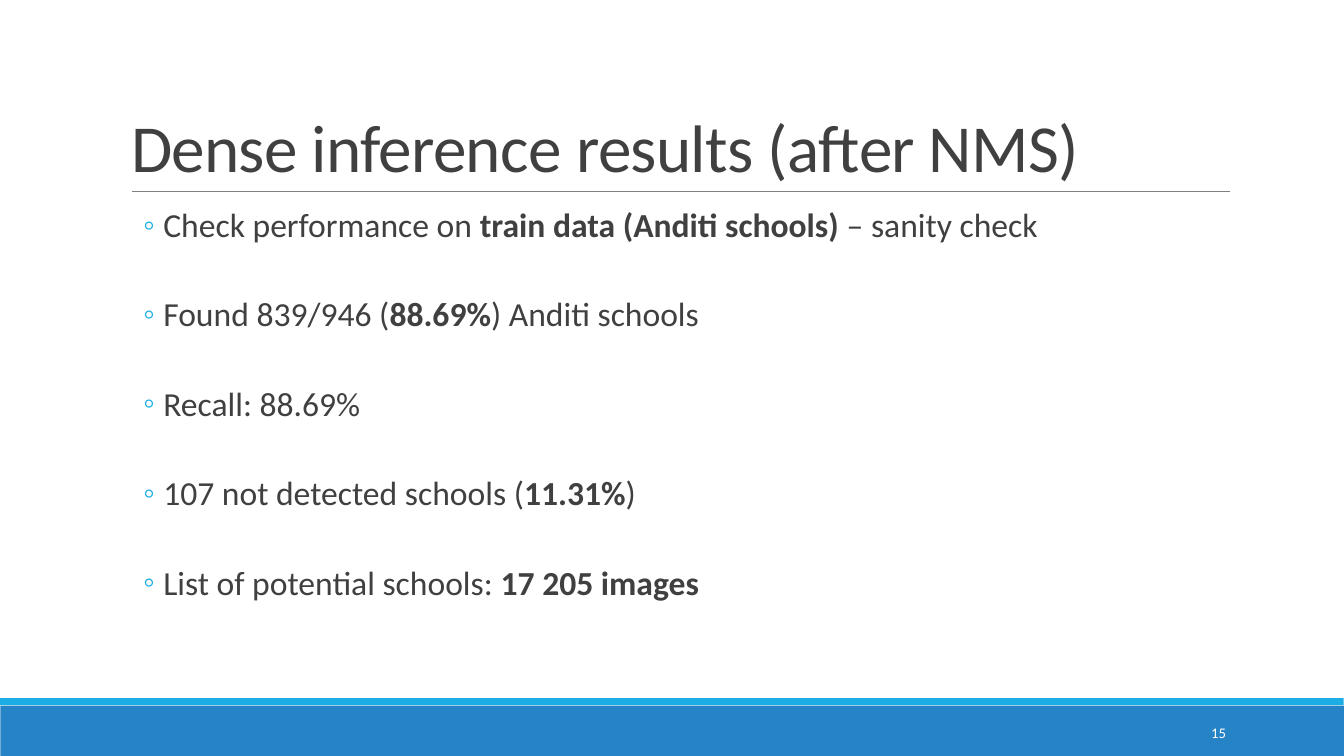
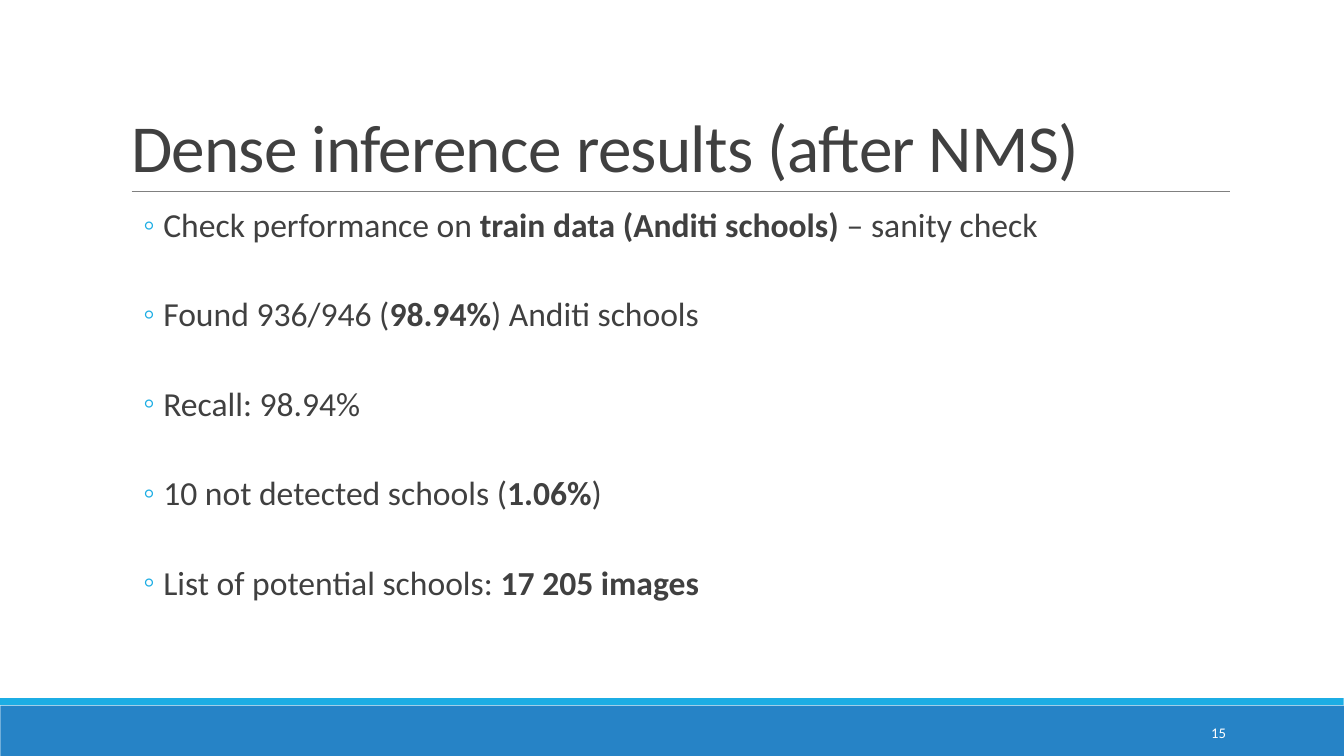
Before and after one commit to DomJamb/school_mapping, a slide deck: slide 15 of presentations/27.2/School mapping in ESRI imagery.pptx. Drawn at 1344x756 pixels with LibreOffice and Linux fonts; fonts in the diff are those of the drawing. Boxes give left, top, right and bottom in pixels: in the first picture for what was removed or moved away, otherwise in the second. Text is boxed around its words. In the diff, an @@ line names an element or a change of style, - is before the commit and + after.

Commit message:
fix comparison with anditi presentation part

```diff
--- a/presentations/27.2/School mapping in ESRI imagery.pptx
+++ b/presentations/27.2/School mapping in ESRI imagery.pptx
@@ text at [163,301,699,510]: text changed @@
-  ◦ Found 839/946 (88.69%) Anditi schools
-  ◦ Recall: 88.69%
-  ◦ 107 not detected schools (11.31%)
+  ◦ Found 936/946 (98.94%) Anditi schools
+  ◦ Recall: 98.94%
+  ◦ 10 not detected schools (1.06%)
```
Also in this commit, not shown: 1 other file.
